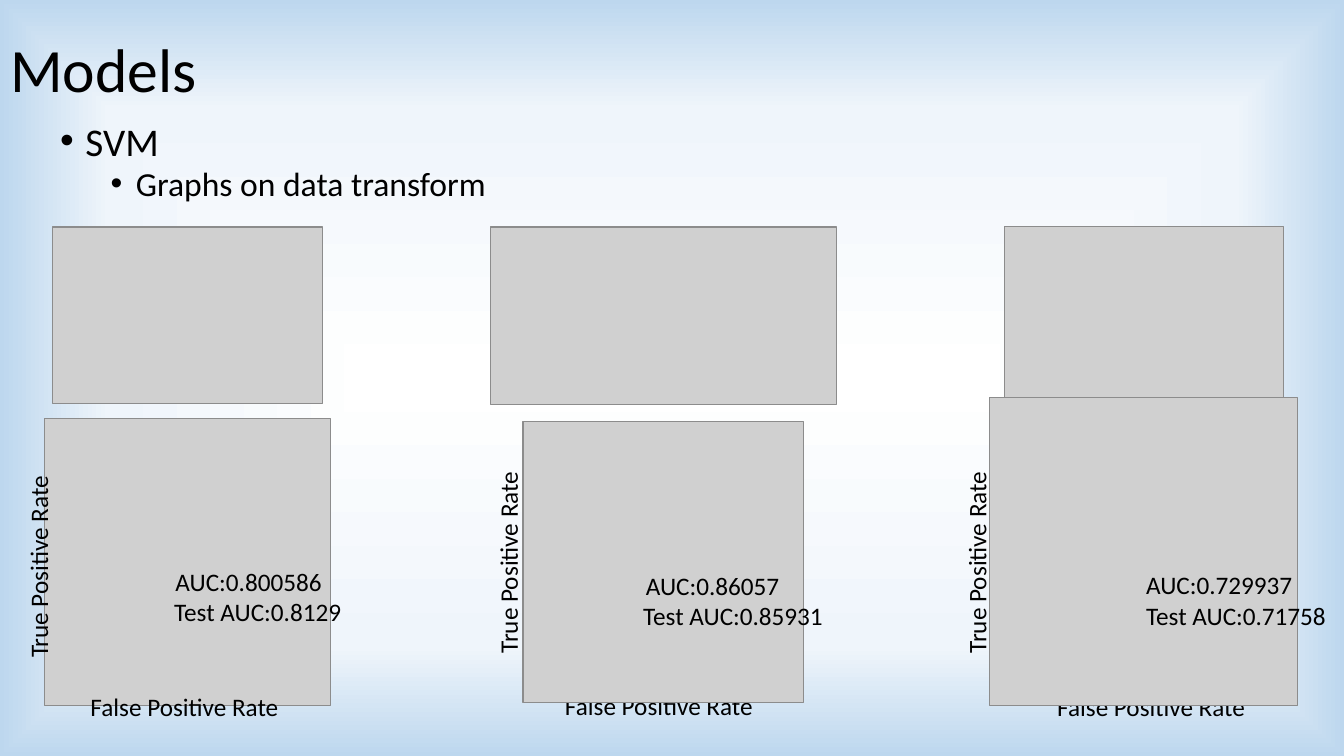
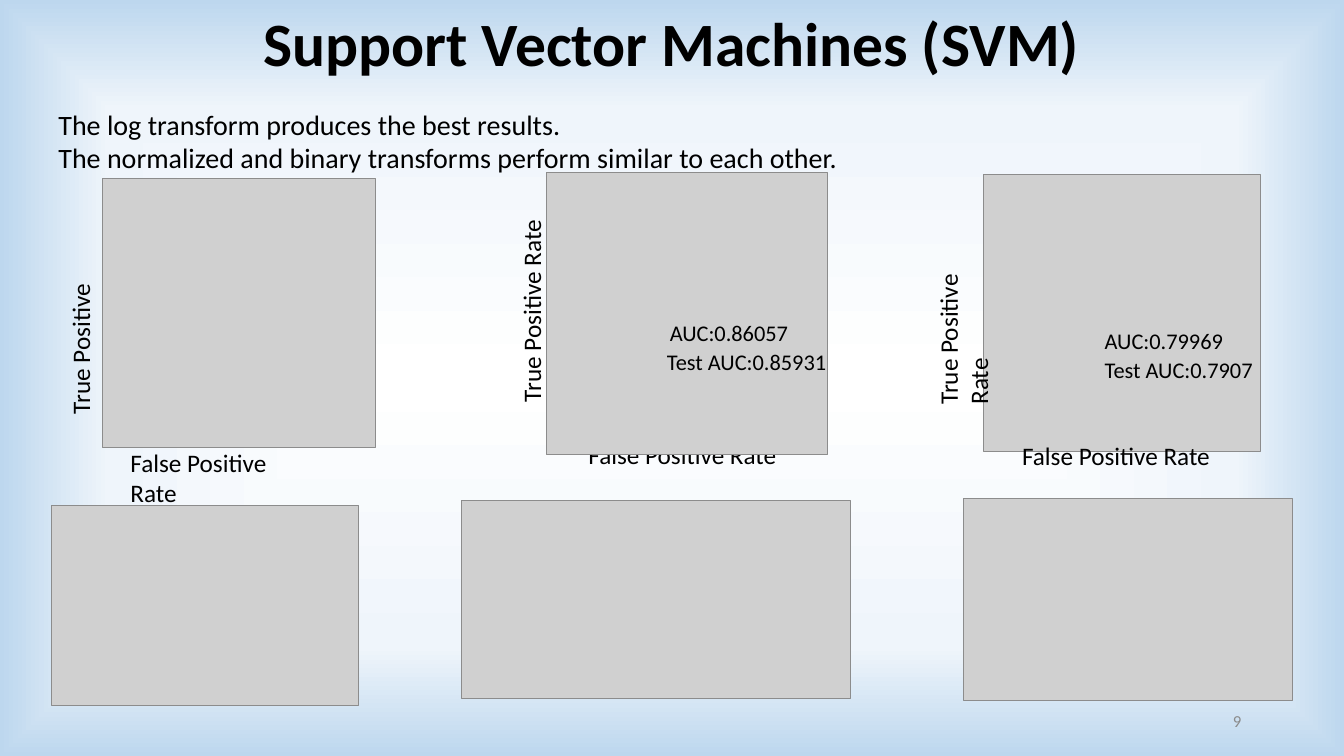
Before and after one commit to akshaymehra24/who-is-more-influential, a slide deck: slide 9 of Predicting Influencers in a Social Network.pptx. Drawn at 1344x756 pixels with LibreOffice and Linux fonts; fonts in the diff are those of the drawing; grey boxes stand for pictures. Boxes give left, top, right and bottom in pixels: in the first picture for what was removed or moved away, otherwise in the second. Text is boxed around its words. In the diff, an @@ line names an element or a change of style, - is before the commit and + after.

```diff
--- a/Predicting Influencers in a Social Network.pptx
+++ b/Predicting Influencers in a Social Network.pptx
@@ text added at box(264, 20, 1079, 76), 44 pt, text #000000, bold @@
+Support Vector Machines (SVM)
@@ title removed at box(10, 49, 196, 93) @@
-Models
@@ text added at box(58, 115, 837, 175), 20 pt, text #000000 @@
+The log transform produces the best results.
+The normalized and binary transforms perform similar to each other.
@@ text removed at box(85, 130, 486, 202) @@
-• SVM
-  • Graphs on data transform
@@ picture added at box(102, 178, 375, 448) @@
@@ picture: place and size @@
-picture at box(44, 419, 331, 706)
+picture at box(984, 175, 1261, 453)
@@ 2 texts, 1 picture: place and size @@
-2 texts, 1 picture at box(494, 422, 804, 715)
+2 texts, 1 picture at box(517, 173, 828, 470)
@@ text "True Positive Rate" rewrapped from box(24, 480, 55, 657) to box(66, 291, 127, 413) @@
@@ text "True Positive Rate" rewrapped from box(962, 476, 993, 652) to box(934, 281, 995, 403) @@
@@ text "AUC:0.86057": place and size @@
-text "AUC:0.86057" at box(646, 578, 779, 595)
+text "AUC:0.86057" at box(670, 325, 788, 341)
@@ text "AUC:0.86057" at box(670, 325, 788, 341): size 18 to 16 pt @@
@@ text "Test AUC:0.85931" at box(667, 354, 826, 370): size 18 to 16 pt @@
@@ text "Test AUC:0.85931": place and size @@
-text "Test AUC:0.85931" at box(643, 604, 822, 631)
+text "Test AUC:0.85931" at box(667, 354, 826, 370)
@@ text at box(1105, 334, 1223, 349): text changed; size 18 to 16 pt @@
-AUC:0.729937
+AUC:0.79969
@@ text at box(1105, 363, 1253, 378): text changed; size 18 to 16 pt @@
-Test AUC:0.71758
+Test AUC:0.7907
@@ picture removed at box(990, 398, 1298, 706) @@
@@ text "False Positive Rate" rewrapped from box(90, 698, 278, 716) to box(130, 454, 266, 508) @@
@@ text "False Positive Rate" rewrapped from box(1057, 705, 1245, 716) to box(1022, 447, 1210, 471) @@
@@ picture: place and size @@
-picture at box(52, 227, 322, 403)
+picture at box(51, 505, 358, 706)
@@ picture: place and size @@
-picture at box(490, 227, 837, 404)
+picture at box(462, 500, 850, 699)
@@ picture: place and size @@
-picture at box(1004, 227, 1285, 399)
+picture at box(964, 498, 1293, 701)
@@ text removed at box(175, 574, 321, 591) @@
-AUC:0.800586
@@ text removed at box(174, 601, 341, 628) @@
-Test AUC:0.8129
@@ page number added at box(1233, 716, 1241, 727), 12 pt, text #8C8C8C @@
+9
```
Also in this commit, not shown: 5 other slides changed, 8 slides added, 10 slides removed, 13 other files.
